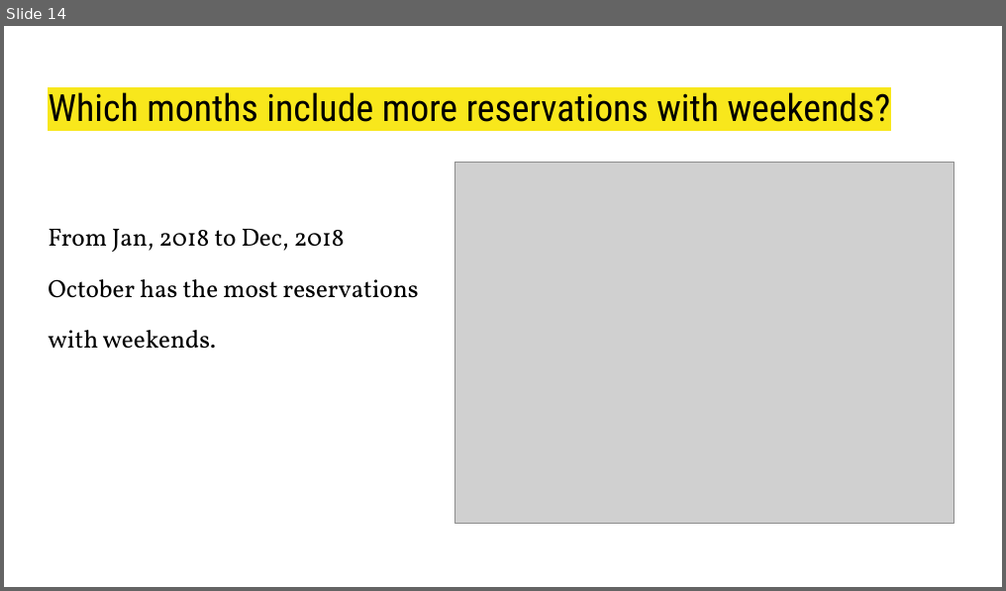
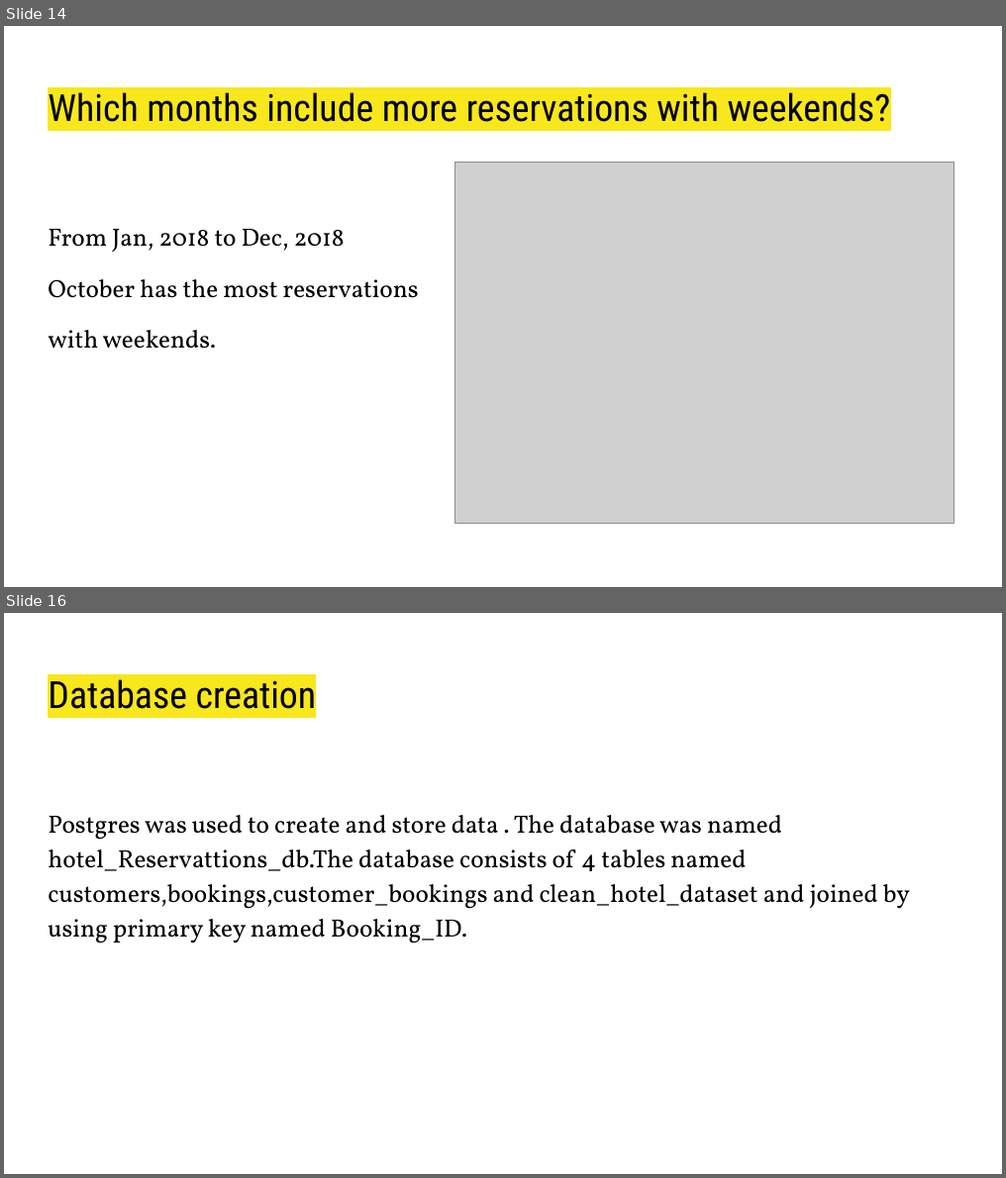
Before and after one commit to domivillacis/Hotel_reservations_analysis, a slide deck: Hotel_Reservations.pptx. Shown one above the other, each under a label of ours: slide 14 before the commit, slides 14 and 16 after it; the slides between them are not shown. The pictures are 1006x591 and 1006x1178 pixels, drawn with LibreOffice and Linux fonts; fonts in the diff are those of the drawing; grey boxes stand for pictures. Boxes give left, top, right and bottom in pixels: in the first picture for what was removed or moved away, otherwise in the second. Text is boxed around its words. In the diff, an @@ line names an element or a change of style, - is before the commit and + after.

```diff
--- a/Hotel_Reservations.pptx
+++ b/Hotel_Reservations.pptx
@@ slide 16 added at (4, 613, 1002, 1174), background #FFFFFF @@
@@ title added at (48, 679, 316, 709), 27 pt, text #000000 @@
+Database creation
@@ text added at (48, 815, 910, 944), 18 pt, text #000000 @@
+Postgres was used to create and store data . The database was named hotel_Reservattions_db.The database consists of 4 tables named customers,bookings,customer_bookings and clean_hotel_dataset and joined by using primary key named Booking_ID.
```
Also in this commit, not shown: 2 slides changed, 10 other slides added.
